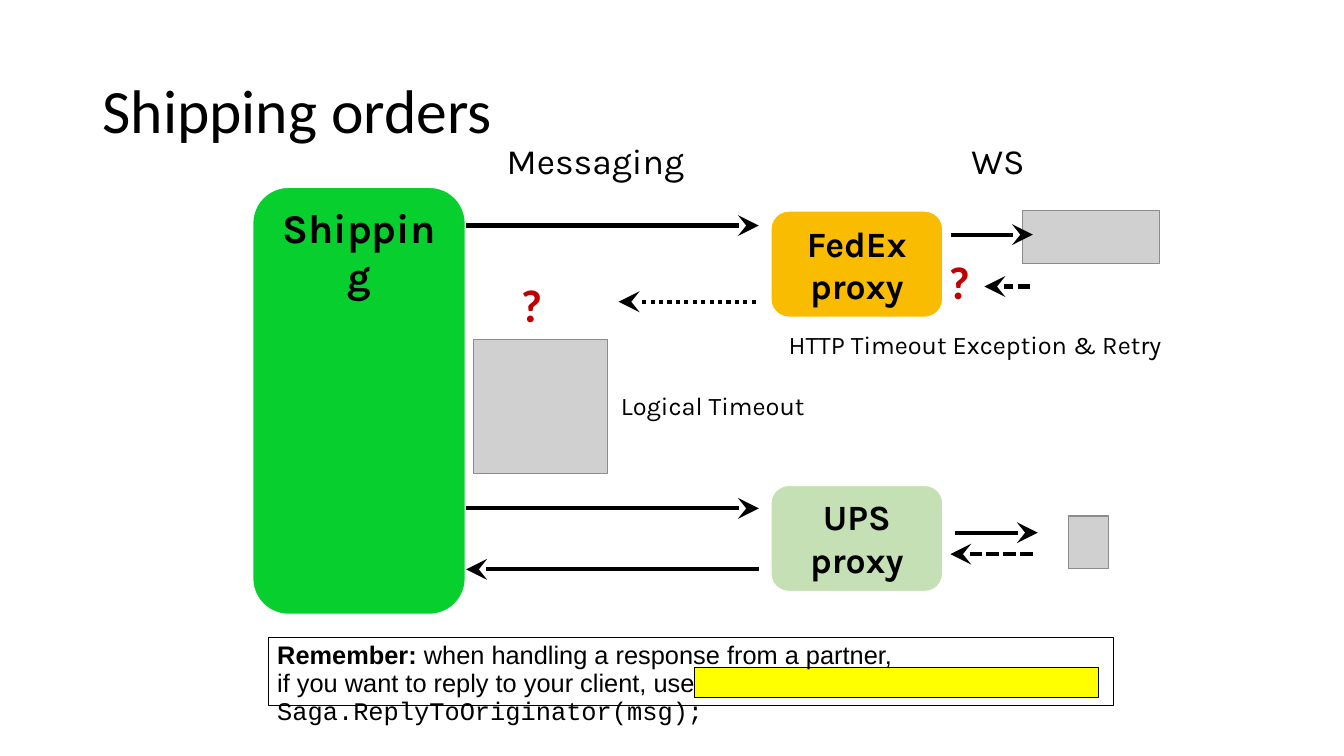
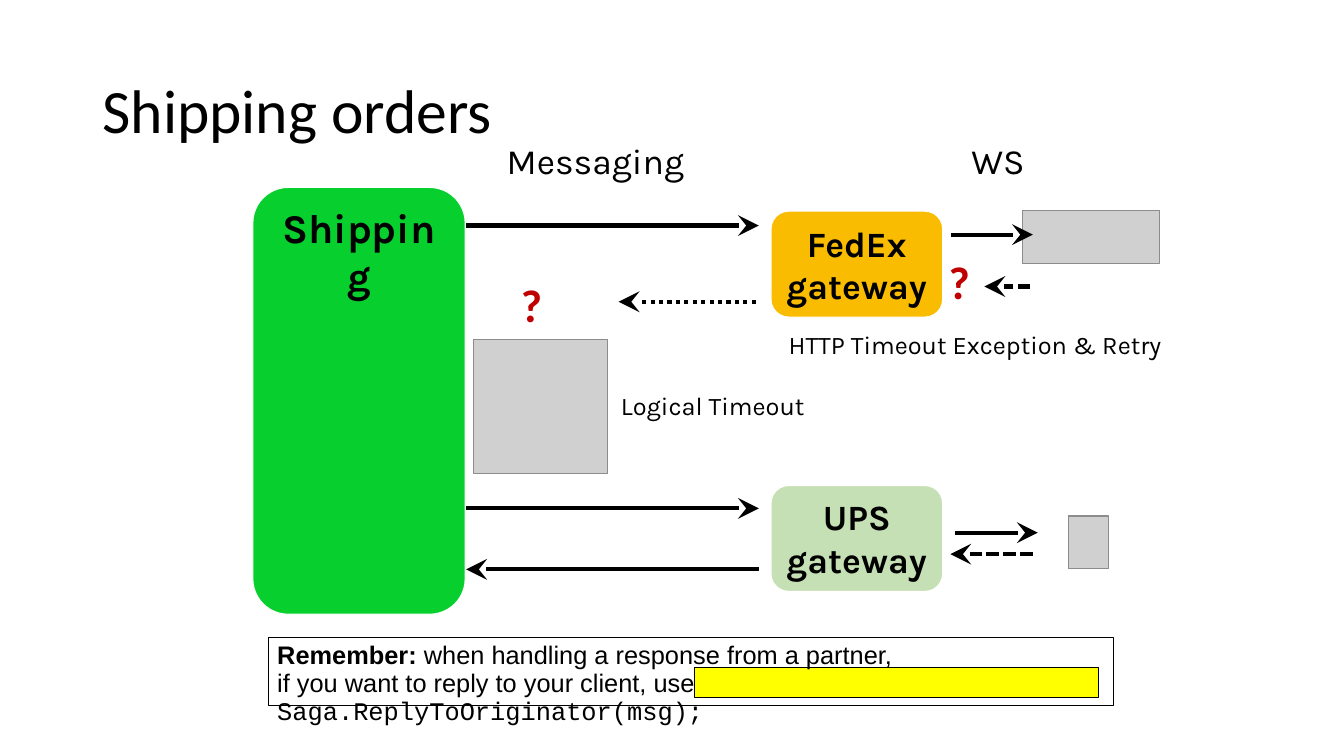
Before and after one commit to Particular/SagaMasterClass, a slide deck: slide 38 of SagaMasterClass.pptx (slide 40 before the commit). Drawn at 1344x756 pixels with LibreOffice and Linux fonts; fonts in the diff are those of the drawing; grey boxes stand for pictures. Boxes give left, top, right and bottom in pixels: in the first picture for what was removed or moved away, otherwise in the second. Text is boxed around its words. In the diff, an @@ line names an element or a change of style, - is before the commit and + after.

```diff
--- a/SagaMasterClass.pptx
+++ b/SagaMasterClass.pptx
@@ text in rounded rectangle at [787,232,927,308]: text changed @@
-FedEx proxy
+FedEx gateway
@@ text in rounded rectangle at [787,506,927,582]: text changed @@
-UPS proxy
+UPS gateway
```
Also in this commit, not shown: 12 other slides changed, 5 slides added.
